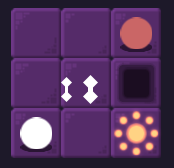
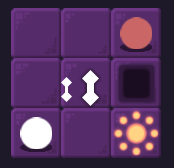
Revision of a layered (174, 168) image; what changed, layer by layer:
painted on "Rectangle 6" (2nd of 4, in "Group 4 copy 3") over [87, 75, 94, 93]
painted on "Rectangle 5 copy 2" (1st of 2, in "Group 4 copy 3") over [82, 70, 99, 90]
painted on "Rectangle 5 copy" (2nd of 4, in "Group 4 copy 3") over [82, 92, 99, 106]
